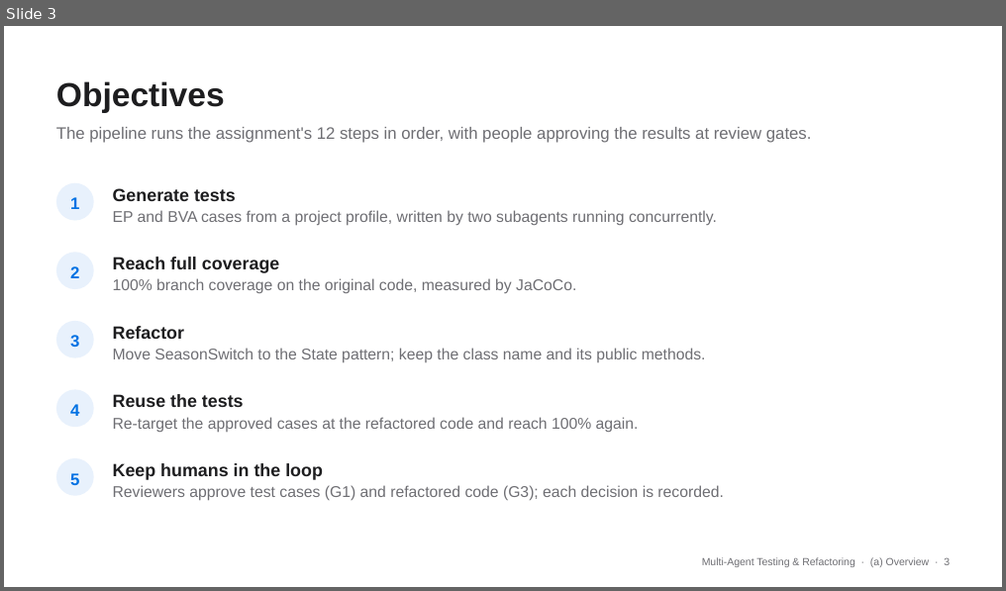
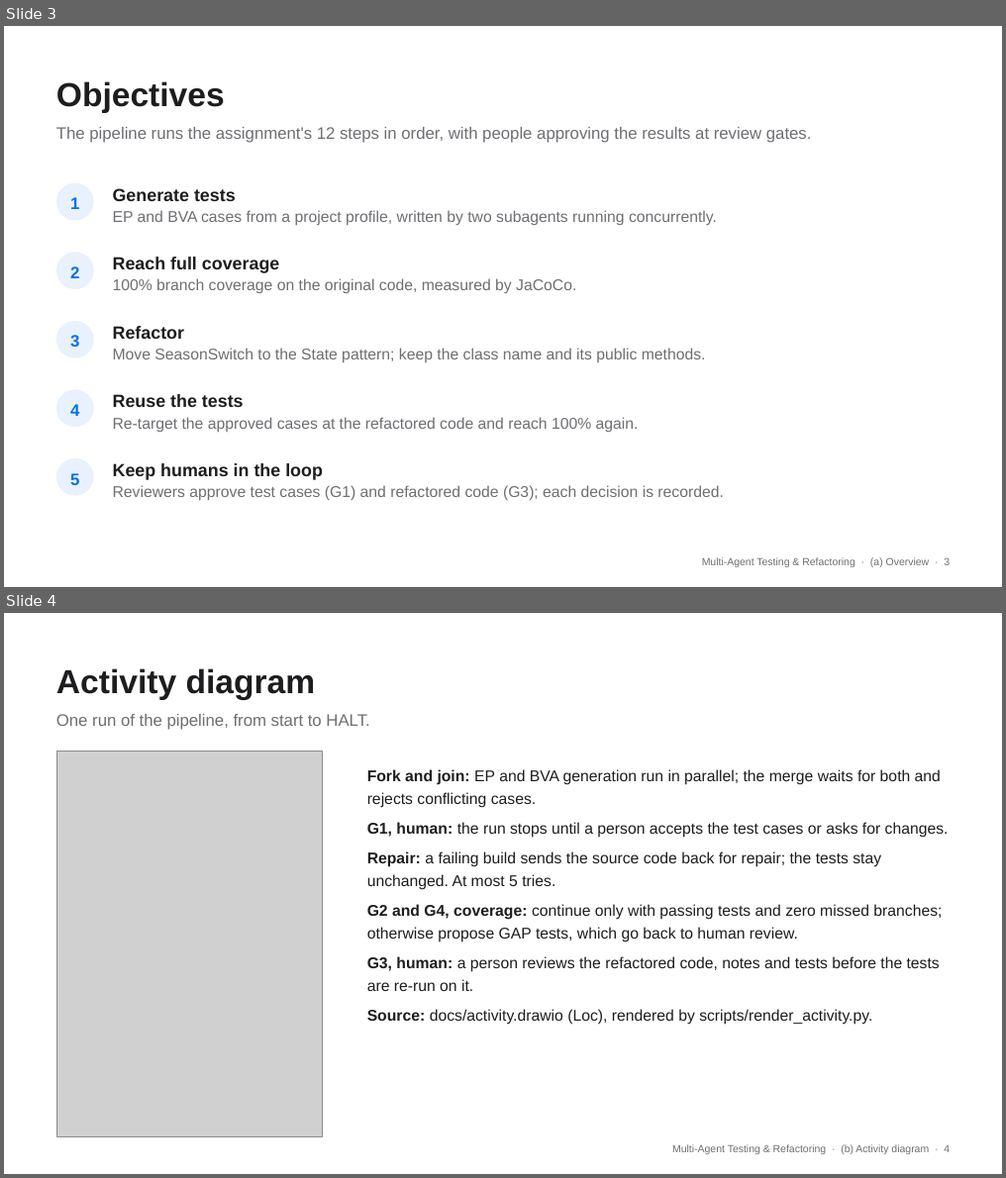
Before and after one commit to JordanTaylorGit/CSE-4392-Multi-Agent-System, a slide deck: slides/team3.pptx. Shown one above the other, each under a label of ours: slide 3 before the commit, slides 3 and 4 after it. The pictures are 1006x591 and 1006x1178 pixels, drawn with LibreOffice and Linux fonts; fonts in the diff are those of the drawing; grey boxes stand for pictures. Boxes give left, top, right and bottom in pixels: in the first picture for what was removed or moved away, otherwise in the second. Text is boxed around its words. In the diff, an @@ line names an element or a change of style, - is before the commit and + after.

```diff
--- a/slides/team3.pptx
+++ b/slides/team3.pptx
@@ slide 4 added at (x1=4, y1=613, x2=1002, y2=1174), background #FFFFFF @@
@@ text added at (x1=56, y1=668, x2=316, y2=700), 32 pt, text #1D1D1F, bold @@
+Activity diagram
@@ text added at (x1=56, y1=714, x2=369, y2=730), 16 pt, text #6E6E73 @@
+One run of the pipeline, from start to HALT.
@@ picture added at (x1=56, y1=752, x2=322, y2=1137) @@
@@ text added at (x1=367, y1=769, x2=948, y2=1025), 15 pt, text #1D1D1F @@
+Fork and join: EP and BVA generation run in parallel; the merge waits for both and rejects conflicting cases.
+G1, human: the run stops until a person accepts the test cases or asks for changes.
+Repair: a failing build sends the source code back for repair; the tests stay unchanged. At most 5 tries.
+G2 and G4, coverage: continue only with passing tests and zero missed branches; otherwise propose GAP tests, which go back to human review.
+G3, human: a person reviews the refactored code, notes and tests before the tests are re-run on it.
+Source: docs/activity.drawio (Loc), rendered by scripts/render_activity.py.
@@ text added at (x1=672, y1=1145, x2=949, y2=1155), 10 pt, text #6E6E73 @@
+Multi-Agent Testing & Refactoring · (b) Activity diagram · 4
```
Also in this commit, not shown: 4 slides changed, 1 other slide added, 2 slides removed, 6 other files.
